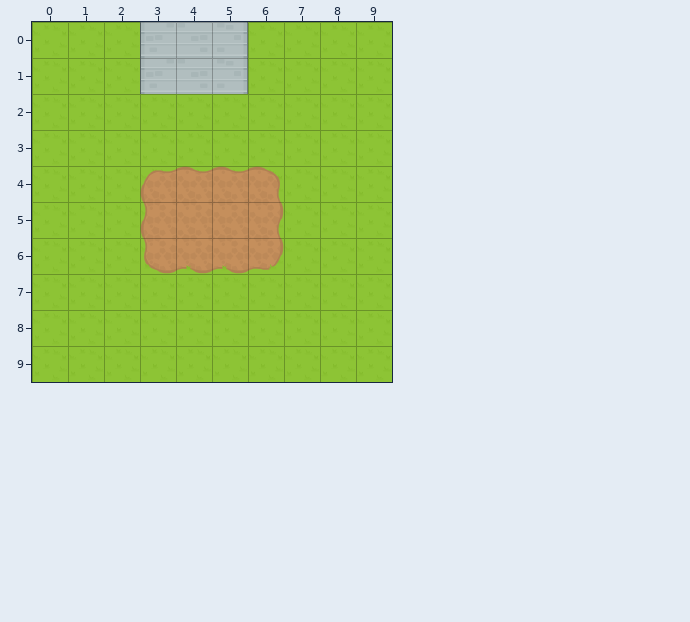
One commit to this Tiled map: level1.tmx. Above, as it was before the edit.
Cells are 64x64 px. Shown: x 0..9, y 0..9.
After the commit:
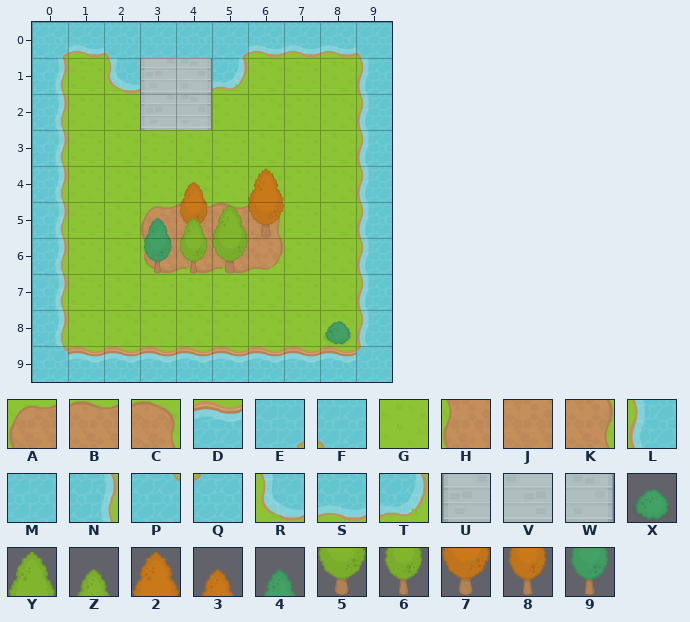
Key: from "RPGpack_sheet": A 5, B 6, C 7, D 11, E 13, F 14, G 21, H 25, J 26, K 27, L 30, M 31, N 32, P 33, Q 34, R 50, S 51, T 52, U 109, V 110, W 111, X 184, Y 200, Z 201, 2 202, 3 203, 4 205, 5 220, 6 221, 7 222, 8 223, 9 225.
_ is an empty cell.
Tiles of an added or newly shown layer are drawn over the layers below it.
From old to new:
Layer "Background":
The edit turns tile H into tile A in row 5 at x 3.
The edit turns tile J into tile B in row 5 at x 4 to 5.
The edit turns tile K into tile C in row 5 at x 6.
The edit turns tile A into tile G in row 4 at x 3.
The edit turns tile B into tile G in row 4 at x 4 to 5.
The edit turns tile C into tile G in row 4 at x 6.
The edit turns tile G into tile U in row 2 at x 3.
The edit turns tile G into tile W in row 2 at x 4.
The edit turns tile V into tile W in row 1 at x 4.
Tile G is gone in row 0 at x 0 to 2 and 6 to 9; in row 1 at x 0, 2 and 9; in rows 2 to 8 at x 0 and 9; in row 9 at x 0 to 9.
Tile U is gone in row 0 at x 3.
Tile V is gone in row 0 at x 4.
Tile W is gone in rows 0 to 1 at x 5.
Layer "Blocked" (now shown):
There is now tile 5 in row 6 at x 5.
There is now tile 6 in row 6 at x 4.
There is now tile 7 in row 5 at x 6.
There is now tile 8 in row 5 at x 4.
There is now tile 9 in row 6 at x 3.
There is now tile D in row 9 at x 1 to 8.
There is now tile E in row 0 at x 0 and 5.
There is now tile F in row 0 at x 2 and 9.
There is now tile L in rows 1 to 8 at x 9.
There is now tile M in row 0 at x 3 to 4.
There is now tile N in rows 1 to 8 at x 0.
There is now tile P in row 9 at x 0.
There is now tile Q in row 9 at x 9.
There is now tile R in row 1 at x 2.
There is now tile S in row 0 at x 1 and 6 to 8.
There is now tile T in row 1 at x 5.
There is now tile X in row 8 at x 8.
Layer "Foreground" (now shown):
There is now tile 2 in row 4 at x 6.
There is now tile 3 in row 4 at x 4.
There is now tile 4 in row 5 at x 3.
There is now tile Y in row 5 at x 5.
There is now tile Z in row 5 at x 4.
